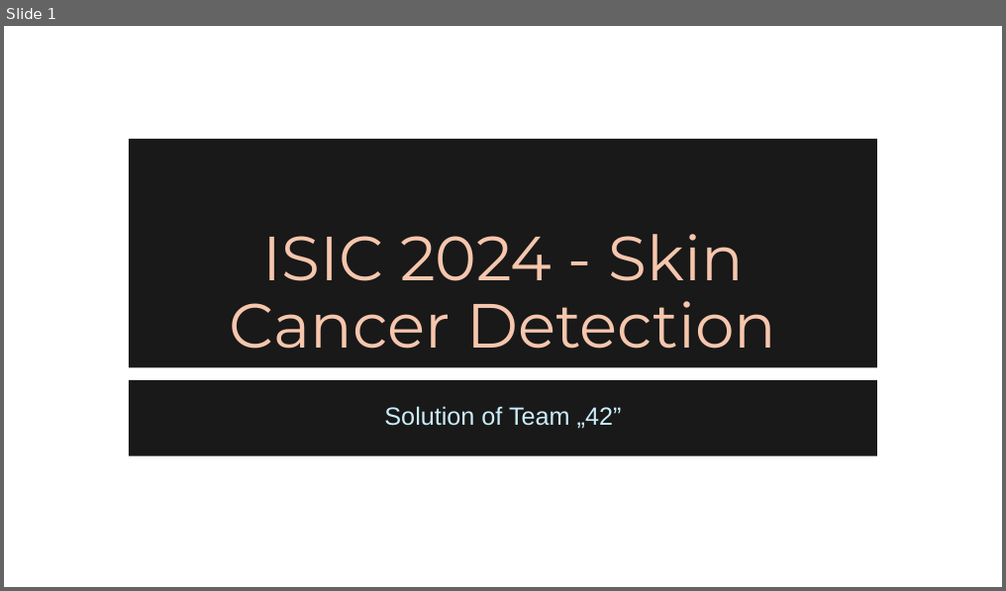
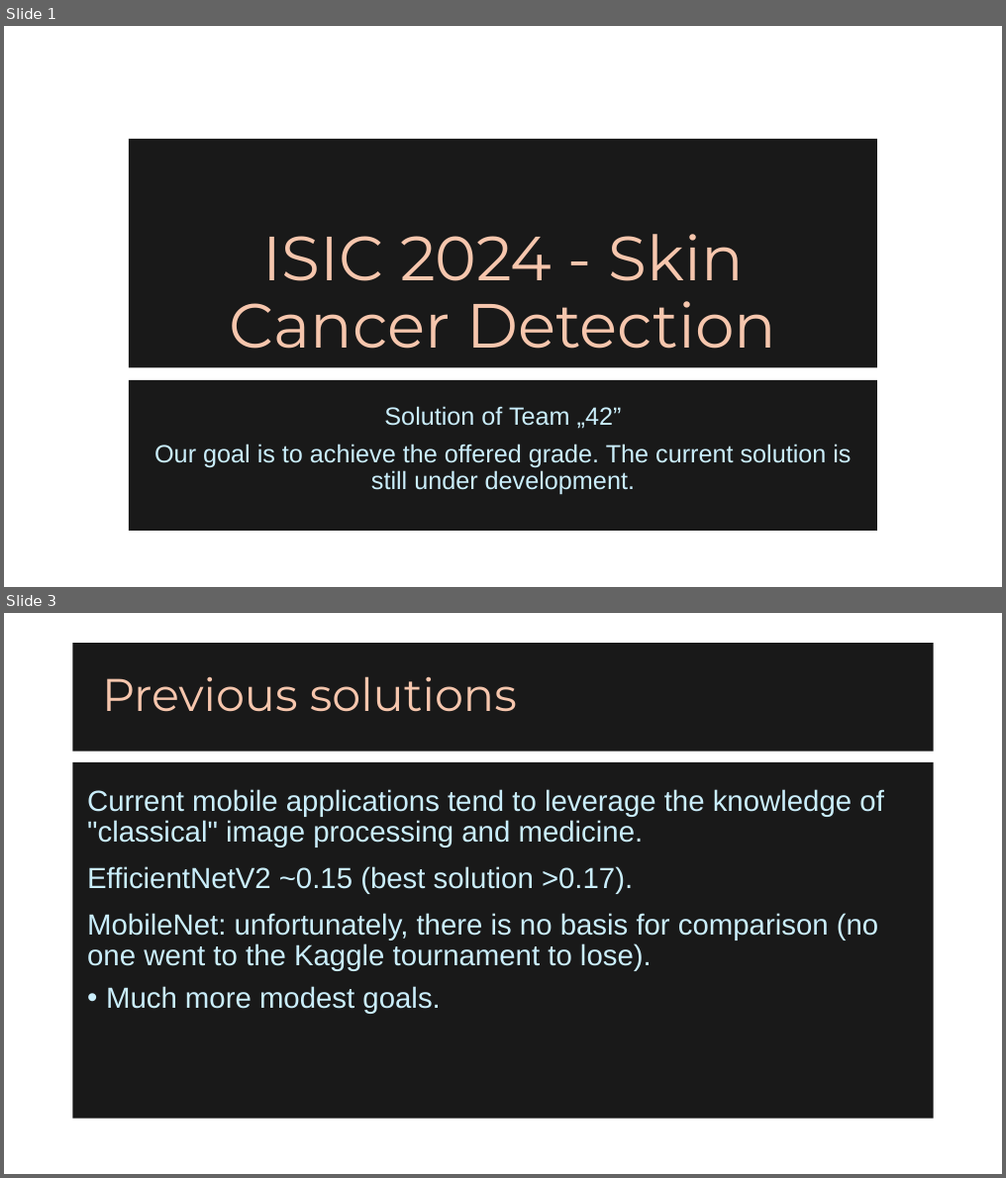
Before and after one commit to Agoston03/Deep-Learning-42, a slide deck: team42.pptx. Shown one above the other, each under a label of ours: slide 1 before the commit, slides 1 and 3 after it; the slides between them are not shown. The pictures are 1006x591 and 1006x1178 pixels, drawn with LibreOffice and Linux fonts; fonts in the diff are those of the drawing; background and template pictures are left out. Boxes give left, top, right and bottom in pixels: in the first picture for what was removed or moved away, otherwise in the second. Text is boxed around its words. In the diff, an @@ line names an element or a change of style, - is before the commit and + after.

```diff
--- a/team42.pptx
+++ b/team42.pptx
@@ slide 3 added at (4,613,1002,1174), background picture (left out) @@
@@ title added at (73,643,934,752), fill #000000 at 90% opacity, 44 pt, text #F6C6AD @@
+Previous solutions
@@ text added at (73,762,934,1119), fill #000000 at 90% opacity, 28 pt, text #CAEEFB @@
+• Current mobile applications tend to leverage the knowledge of "classical" image processing and medicine.
+  EfficientNetV2 ~0.15 (best solution >0.17).
+  MobileNet: unfortunately, there is no basis for comparison (no one went to the Kaggle tournament to lose).
+  Much more modest goals.
@@ slide 1 changed as well @@
@@ subtitle "Solution of Team „42”": place and size @@
-subtitle "Solution of Team „42”" at (129,380,877,457)
+subtitle "Solution of Team „42”" at (129,380,877,531)
@@ subtitle at (154,444,850,495): paragraph added @@
+Our goal is to achieve the offered grade. The current solution is still under development.
```
Also in this commit, not shown: 5 other slides added, 5 slides removed.
